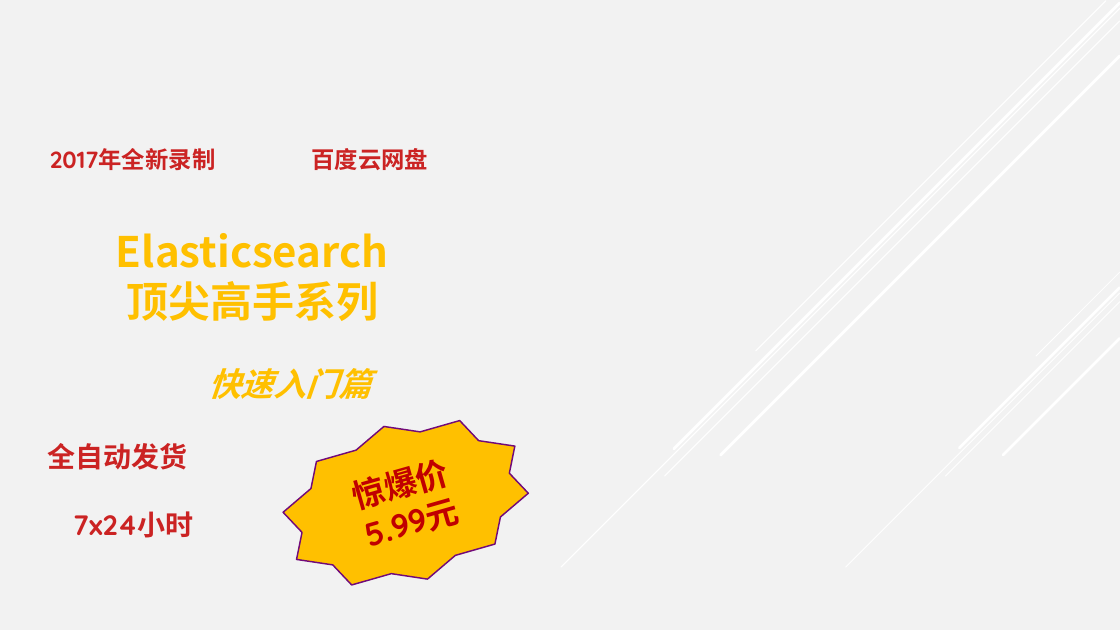
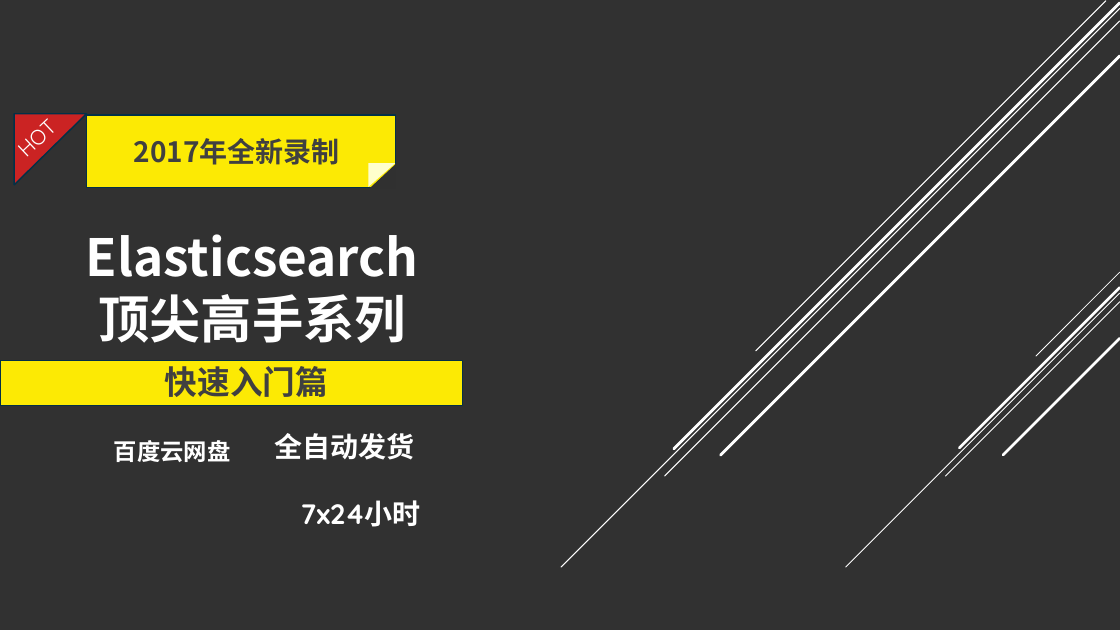
Before and after one commit to zhangpengyf/taobao-shop, a slide deck: slide 24 of 淘宝销售文案.pptx (slide 12 before the commit). Drawn at 1120x630 pixels with LibreOffice and Linux fonts; fonts in the diff are those of the drawing. Boxes give left, top, right and bottom in pixels: in the first picture for what was removed or moved away, otherwise in the second. Text is boxed around its words. In the diff, an @@ line names an element or a change of style, - is before the commit and + after.

Commit message:
update

```diff
--- a/淘宝销售文案.pptx
+++ b/淘宝销售文案.pptx
@@ background #F2F2F2 to #262626 at 95% opacity @@
@@ text added at <box>4,95,80,170</box>, 18 pt, text #FFFFFF @@
+HOT
@@ right triangle added at <box>15,114,87,185</box>, fill #CB2323, outline #043148 1.25 pt @@
@@ rectangle added at <box>87,115,396,187</box>, fill #FCEA04, outline #043148 1.25 pt @@
@@ text "2017年全新录制": place and size @@
-text "2017年全新录制" at <box>50,148,216,170</box>
+text "2017年全新录制" at <box>134,138,340,165</box>
@@ text "2017年全新录制" at <box>134,138,340,165</box>: size 20 to 24 pt, text colour #CB2323 to #404040; font Quicksand to Noto Sans CJK SC, font Arial to Noto Sans CJK SC in "2017年全新录制" @@
@@ right triangle added at <box>368,163,395,187</box>, fill #FFFFCC @@
@@ right triangle added at <box>369,164,396,189</box>, fill #303030 @@
@@ text "Elasticsearch": place and size @@
-text "Elasticsearch" at <box>116,233,388,321</box>
+text "Elasticsearch" at <box>86,234,419,343</box>
@@ text "Elasticsearch" at <box>86,234,419,343</box>: size 36 to 44 pt, text colour #FFC000 to #FFFFFF @@
@@ text "快速入门篇": place and size @@
-text "快速入门篇" at <box>208,368,371,399</box>
+text "快速入门篇" at <box>165,366,328,397</box>
@@ text "快速入门篇" at <box>165,366,328,397</box>: text colour #FFC000 to #404040, italic off @@
@@ rectangle added at <box>0,360,463,405</box>, fill #FCEA04, outline #043148 1.25 pt @@
@@ star removed at <box>269,393,544,612</box> @@
-惊爆价5.99元
@@ text "百度云网盘" at <box>114,440,231,462</box>: text colour #CB2323 to #FFFFFF @@
@@ text "百度云网盘": place and size @@
-text "百度云网盘" at <box>311,148,428,170</box>
+text "百度云网盘" at <box>114,440,231,462</box>
@@ text "全自动发货": place and size @@
-text "全自动发货" at <box>47,443,193,538</box>
+text "全自动发货" at <box>275,433,421,527</box>
@@ text "全自动发货" at <box>275,433,421,527</box>: text colour #CB2323 to #FFFFFF @@
```
Also in this commit, not shown: 15 slides added.
